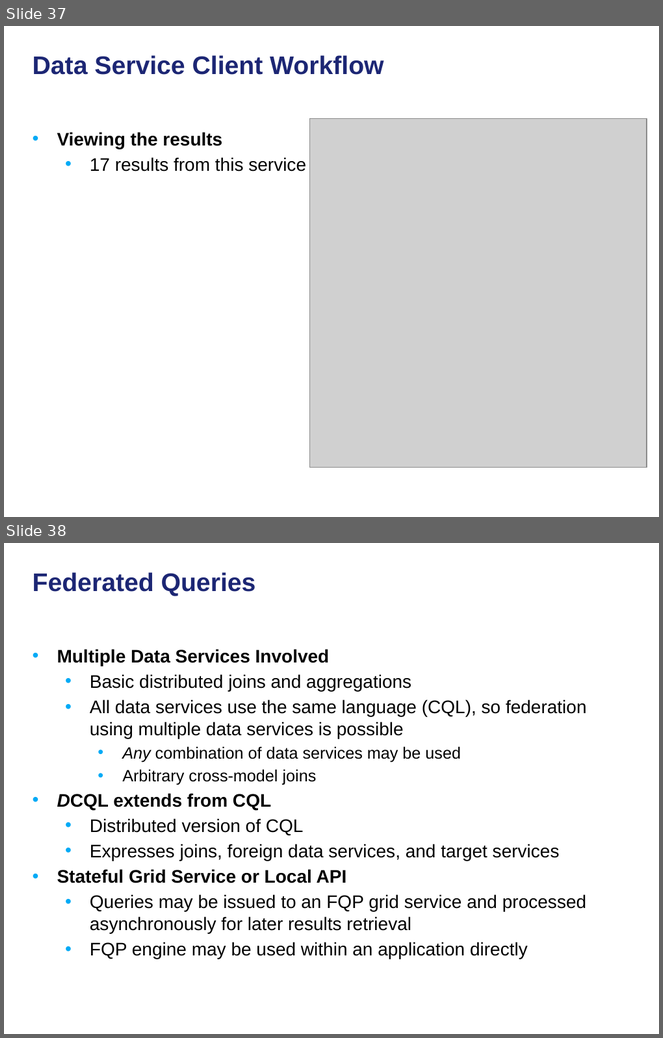
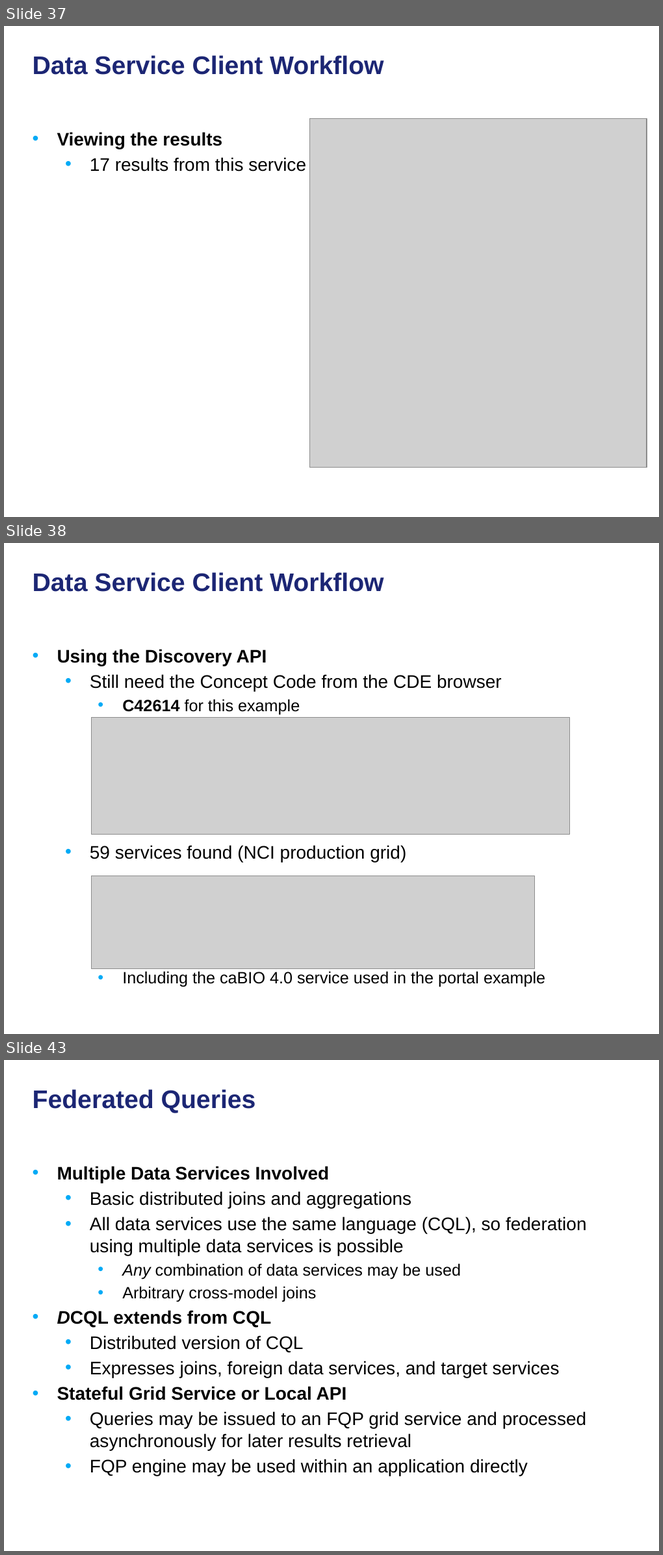
Before and after one commit to NCIP/cagrid-docs, a slide deck: presentations/200906_Novartis/caGrid Data Services.pptx. Shown one above the other, each under a label of ours: slides 37 and 38 before the commit, slides 37, 38 and 43 after it; the slides between them are not shown. The pictures are 663x1038 and 663x1555 pixels, drawn with LibreOffice and Linux fonts; fonts in the diff are those of the drawing; grey boxes stand for pictures; background and template pictures are left out. Boxes give left, top, right and bottom in pixels: in the first picture for what was removed or moved away, otherwise in the second. Text is boxed around its words. In the diff, an @@ line names an element or a change of style, - is before the commit and + after.

```diff
--- a/presentations/200906_Novartis/caGrid Data Services.pptx
+++ b/presentations/200906_Novartis/caGrid Data Services.pptx
@@ slide 38 added at [4, 543, 659, 1034], background picture (left out) @@
@@ title added at [33, 572, 384, 592], 28 pt, text #1C2674, bold @@
+Data Service Client Workflow
@@ text added at [57, 649, 545, 988], 20 pt, text #000000 @@
+• Using the Discovery API
+  • Still need the Concept Code from the CDE browser
+    • C42614 for this example
+  • 59 services found (NCI production grid)
+    • Including the caBIO 4.0 service used in the portal example
@@ picture added at [91, 718, 570, 835] @@
@@ picture added at [91, 876, 534, 969] @@
@@ what was slide 38 is now slide 43 @@
```
Also in this commit, not shown: 3 slides changed, 4 other slides added.
